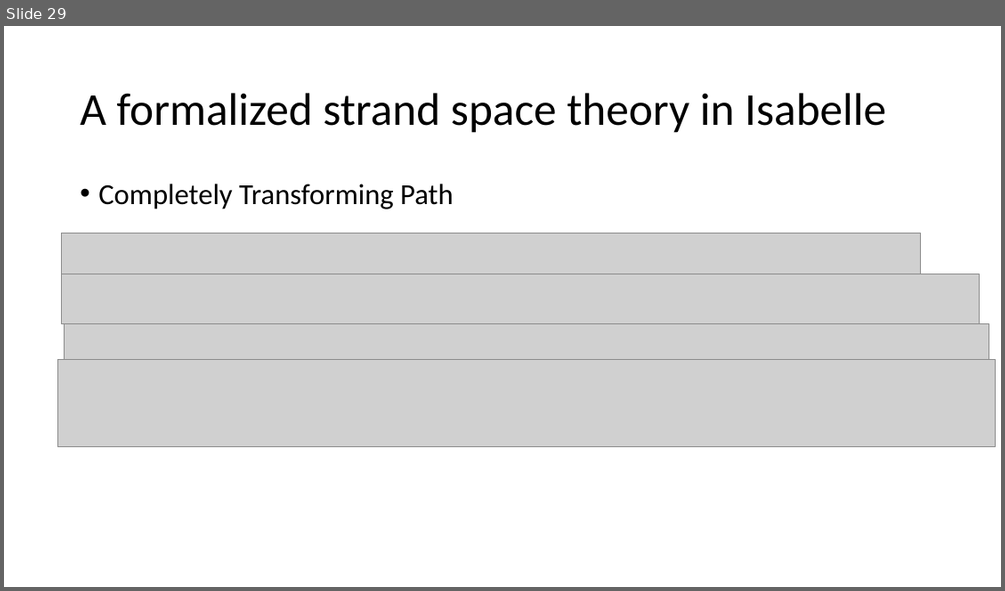
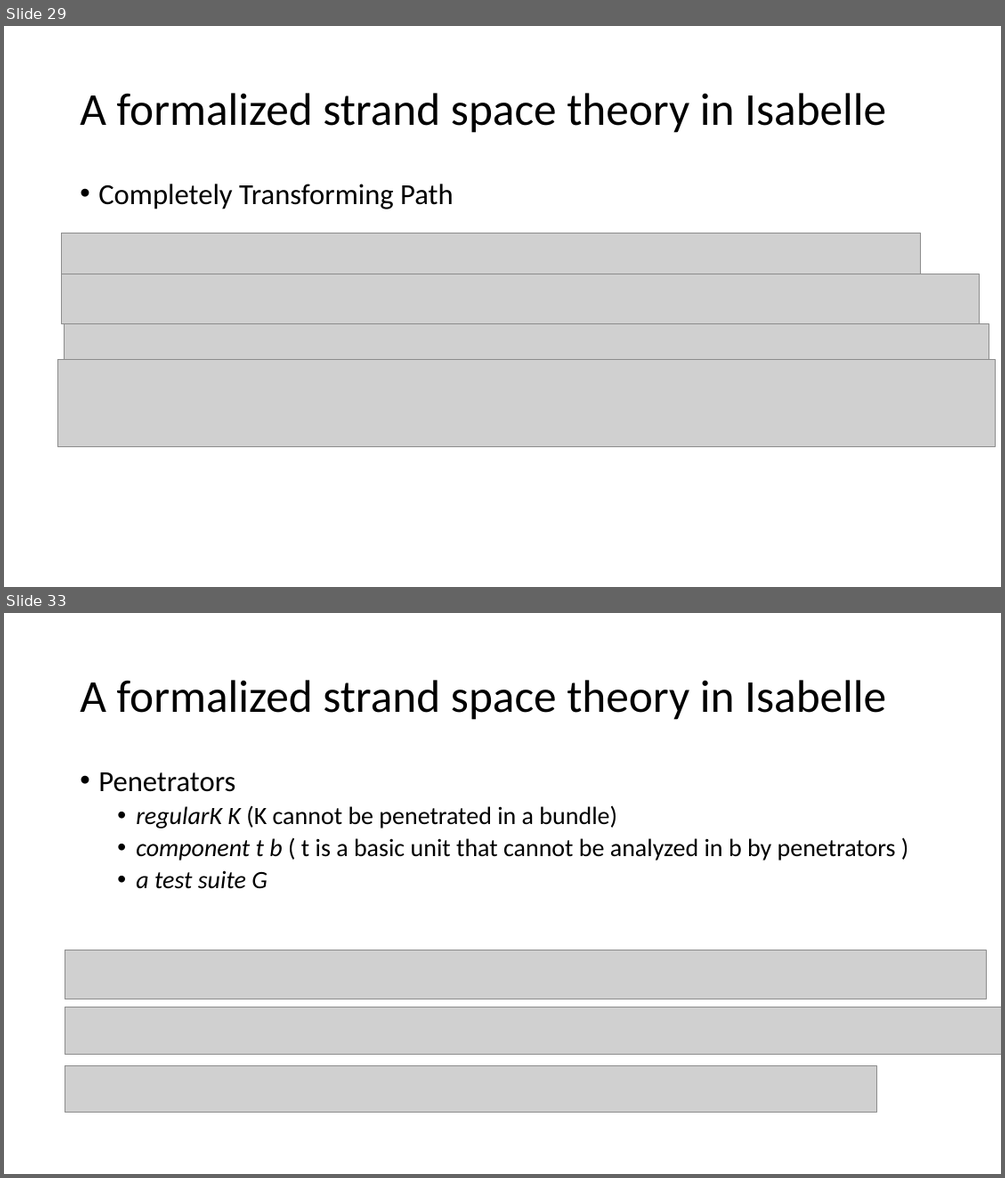
Before and after one commit to bacmive/paper_notes, a slide deck: notes7-strand space.pptx. Shown one above the other, each under a label of ours: slide 29 before the commit, slides 29 and 33 after it; the slides between them are not shown. The pictures are 1005x591 and 1005x1178 pixels, drawn with LibreOffice and Linux fonts; fonts in the diff are those of the drawing; grey boxes stand for pictures. Boxes give left, top, right and bottom in pixels: in the first picture for what was removed or moved away, otherwise in the second. Text is boxed around its words. In the diff, an @@ line names an element or a change of style, - is before the commit and + after.

Commit message:
strand

```diff
--- a/notes7-strand space.pptx
+++ b/notes7-strand space.pptx
@@ slide 33 added at [4, 613, 1001, 1174], background #FFFFFF @@
@@ title added at [80, 680, 886, 720], 44 pt, text #000000 @@
+A formalized strand space theory in Isabelle
@@ text added at [98, 772, 896, 889], 24 pt, text #000000 @@
+• Penetrators
+  • regularK K (K cannot be penetrated in a bundle)
+  • component t b ( t is a basic unit that cannot be analyzed in b by penetrators )
+  • a test suite G
@@ picture added at [65, 949, 986, 999] @@
@@ picture added at [65, 1007, 1001, 1055] @@
@@ picture added at [65, 1065, 876, 1111] @@
```
Also in this commit, not shown: 1 slide changed, 4 other slides added, 1 slide removed.
